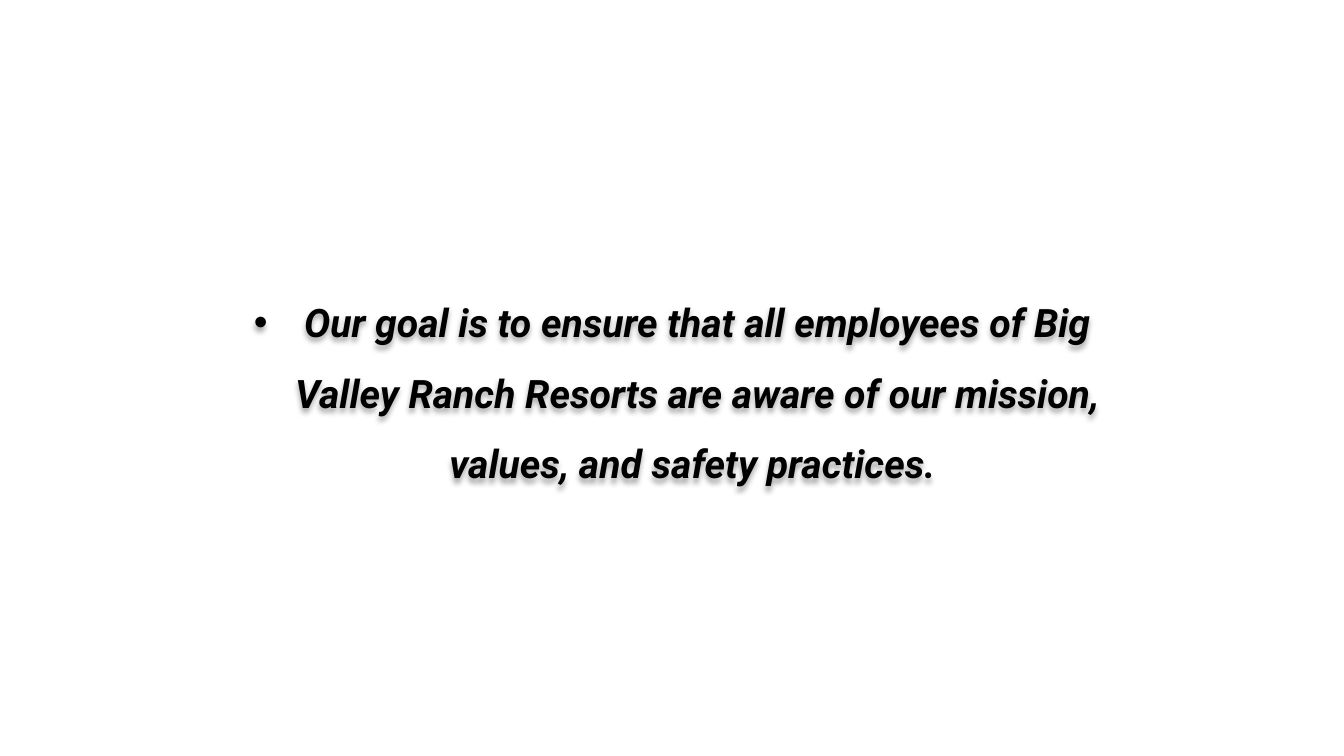
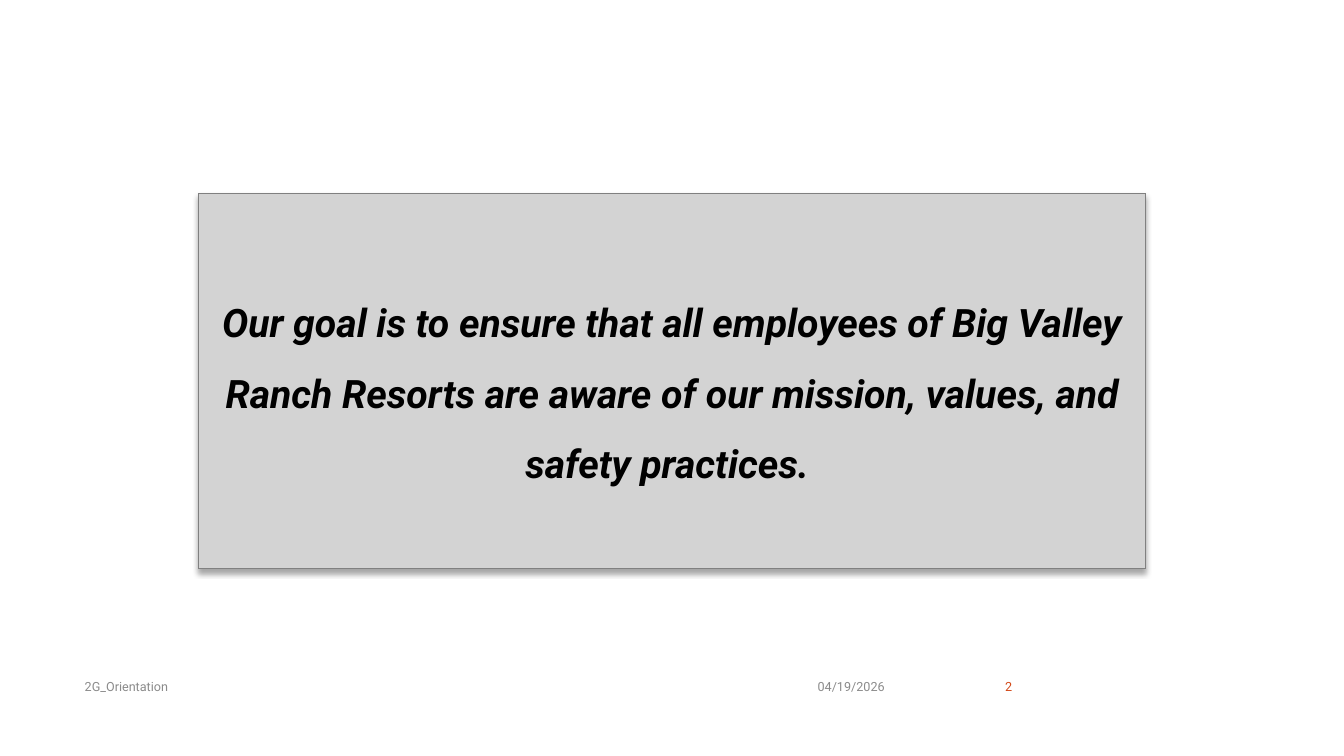
Before and after one commit to Tometri/ProjectPortfolio, a slide deck: slide 2 of school/MGCCC-Spring2026/CSC1123-ComputerApplications/ModuleFourteen/M14Project/Weaver_PowerPoint_2G_Orientation.pptx. Drawn at 1344x756 pixels with LibreOffice and Linux fonts; fonts in the diff are those of the drawing. Boxes give left, top, right and bottom in pixels: in the first picture for what was removed or moved away, otherwise in the second. Text is boxed around its words. In the diff, an @@ line names an element or a change of style, - is before the commit and + after.

```diff
--- a/school/MGCCC-Spring2026/CSC1123-ComputerApplications/ModuleFourteen/M14Project/Weaver_PowerPoint_2G_Orientation.pptx
+++ b/school/MGCCC-Spring2026/CSC1123-ComputerApplications/ModuleFourteen/M14Project/Weaver_PowerPoint_2G_Orientation.pptx
@@ title "Our goal is to ensure ...": place and size @@
-title "Our goal is to ensure ..." at (295,302,1099,487)
+title "Our goal is to ensure ..." at (199,194,1146,569)
@@ title "Our goal is to ensure ..." at (199,194,1146,569): bullet • to none; fill none to #D3D3D3; outline none to #808080 0.75 pt; shadow on @@
@@ text added at (85,682,168,692), 9 pt, text #8C8C8C @@
+2G_Orientation
@@ text added at (818,682,885,692), 9 pt, text #8C8C8C @@
+04/19/2026
@@ page number added at (1005,682,1012,691), 9 pt, text #D34817 @@
+2
```
Also in this commit, not shown: 4 other slides changed, 1 slide added, 1 slide removed.
